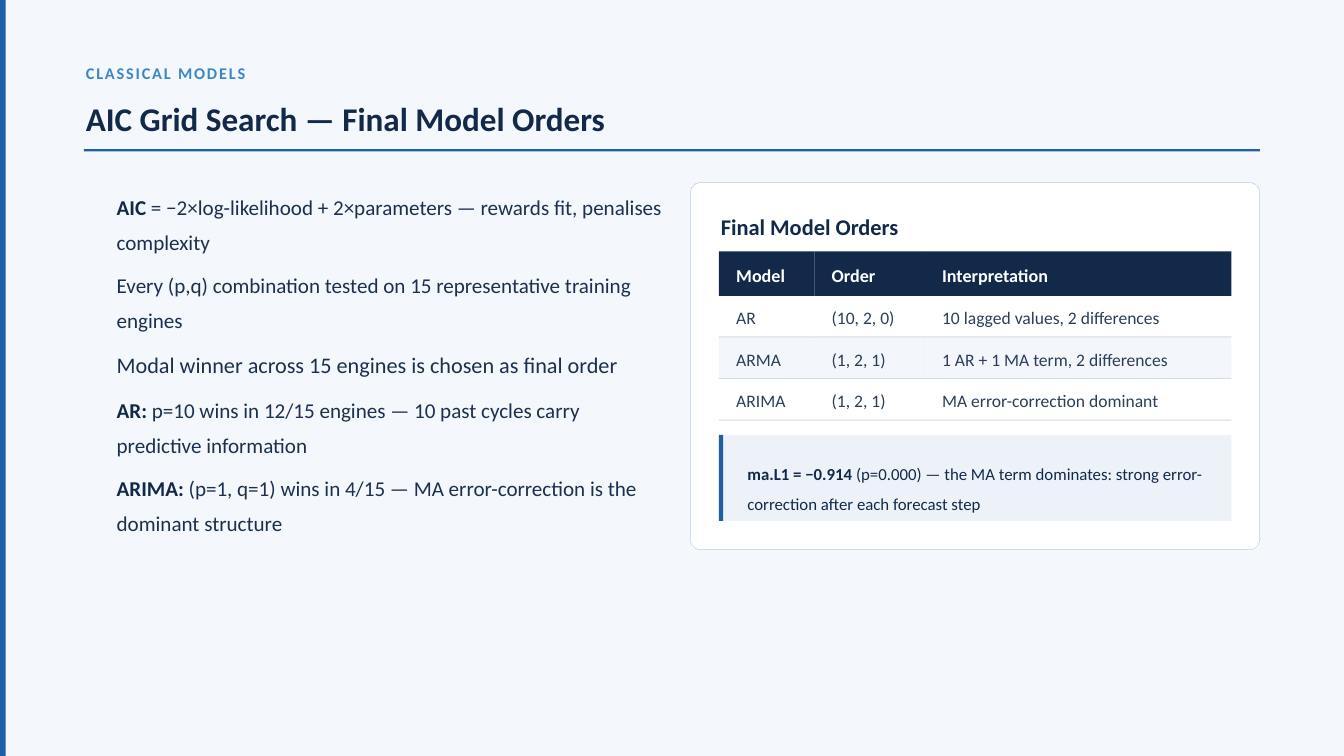
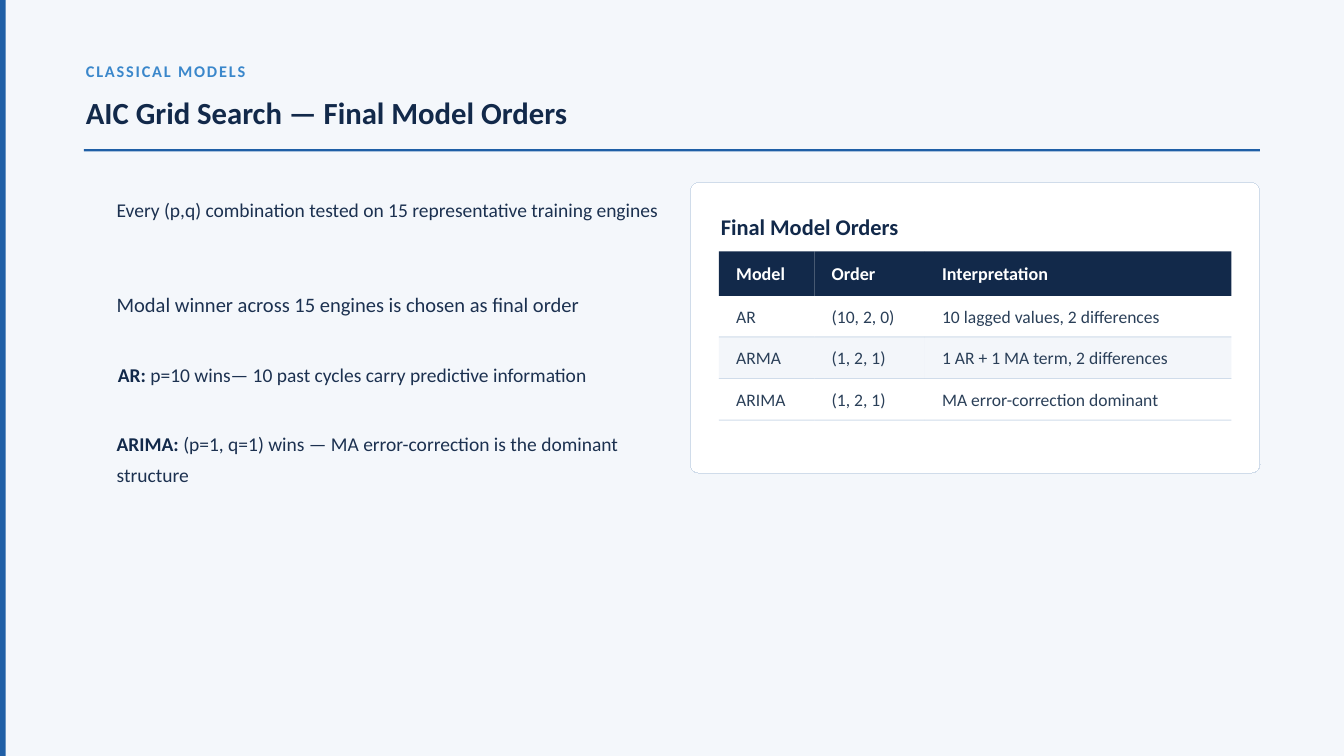
Before and after one commit to DhruvParmar051/Aircraft-Engine-Failure-Forecasting, a slide deck: slide 33 of AFM_ppt.pptx. Drawn at 1344x756 pixels with LibreOffice and Linux fonts; fonts in the diff are those of the drawing. Boxes give left, top, right and bottom in pixels: in the first picture for what was removed or moved away, otherwise in the second. Text is boxed around its words. In the diff, an @@ line names an element or a change of style, - is before the commit and + after.

```diff
--- a/AFM_ppt.pptx
+++ b/AFM_ppt.pptx
@@ text "AIC Grid Search — Final ..." at (x1=86, y1=102, x2=567, y2=125): size 35.5 to 32.8 pt; line spacing 1.1 to 1 @@
@@ text "Every (p,q) combination tested on ..." moved from (x1=117, y1=277, x2=631, y2=332) to (x1=117, y1=203, x2=658, y2=221) @@
@@ text "Every (p,q) combination tested on ..." at (x1=117, y1=203, x2=658, y2=221): size 22.6 to 20.9 pt; line spacing 1.4 to 1.3 @@
@@ text removed at (x1=117, y1=200, x2=661, y2=254) @@
-AIC = −2×log-likelihood + 2×parameters — rewards fit, penalises complexity
@@ rounded rectangle resized from (x1=690, y1=182, x2=1260, y2=550) to (x1=690, y1=182, x2=1260, y2=473) @@
@@ text "Modal winner across 15 engines ..." moved from (x1=117, y1=357, x2=618, y2=377) to (x1=117, y1=297, x2=579, y2=316) @@
@@ text "Modal winner across 15 engines ..." at (x1=117, y1=297, x2=579, y2=316): size 23.8 to 22 pt; line spacing 1.4 to 1.2 @@
@@ line spacing 1 to 0.9 in 7 elements at (x1=86, y1=66, x2=245, y2=77), (x1=736, y1=267, x2=785, y2=280), (x1=832, y1=267, x2=876, y2=280), (x1=942, y1=267, x2=1048, y2=283), (x1=736, y1=352, x2=781, y2=364), (x1=832, y1=351, x2=885, y2=366), (x1=942, y1=352, x2=1168, y2=366) @@
@@ text at (x1=118, y1=368, x2=586, y2=385): text changed; size 22.6 to 20.9 pt @@
-AR: p=10 wins in 12/15 engines — 10 past cycles carry predictive information
+AR: p=10 wins— 10 past cycles carry predictive information
@@ text at (x1=117, y1=437, x2=618, y2=482): text changed; size 22.6 to 20.9 pt @@
-ARIMA: (p=1, q=1) wins in 4/15 — MA error-correction is the dominant structure
+ARIMA: (p=1, q=1) wins — MA error-correction is the dominant structure
@@ rectangle removed at (x1=719, y1=435, x2=1231, y2=521) @@
@@ rectangle removed at (x1=719, y1=435, x2=723, y2=521) @@
@@ text removed at (x1=747, y1=468, x2=1202, y2=513) @@
-ma.L1 = −0.914 (p=0.000) — the MA term dominates: strong error-correction after each forecast step
```
Also in this commit, not shown: 47 other slides changed, 1 slide added, 7 slides removed.
